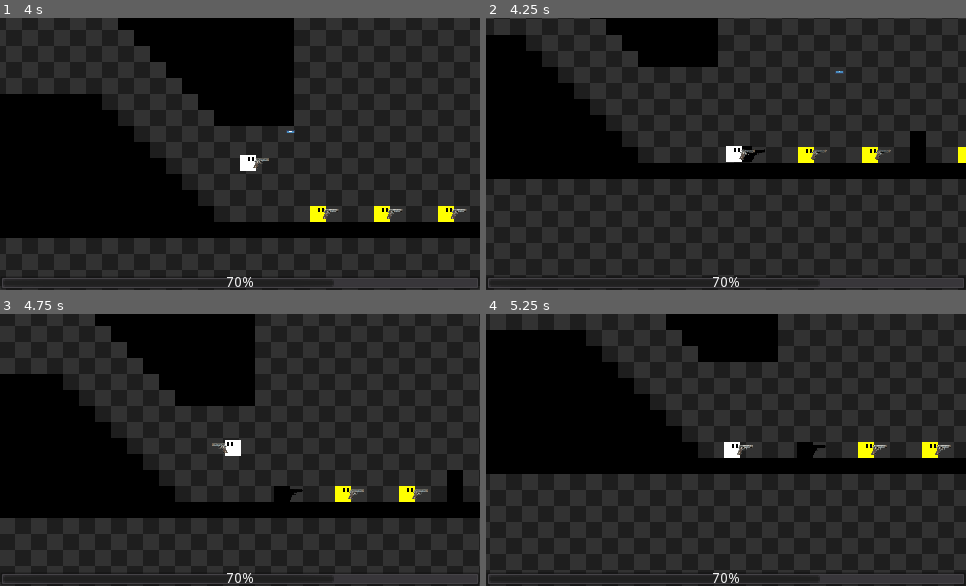
Above: before the commit, frames 1-4 (two rows, left to right).
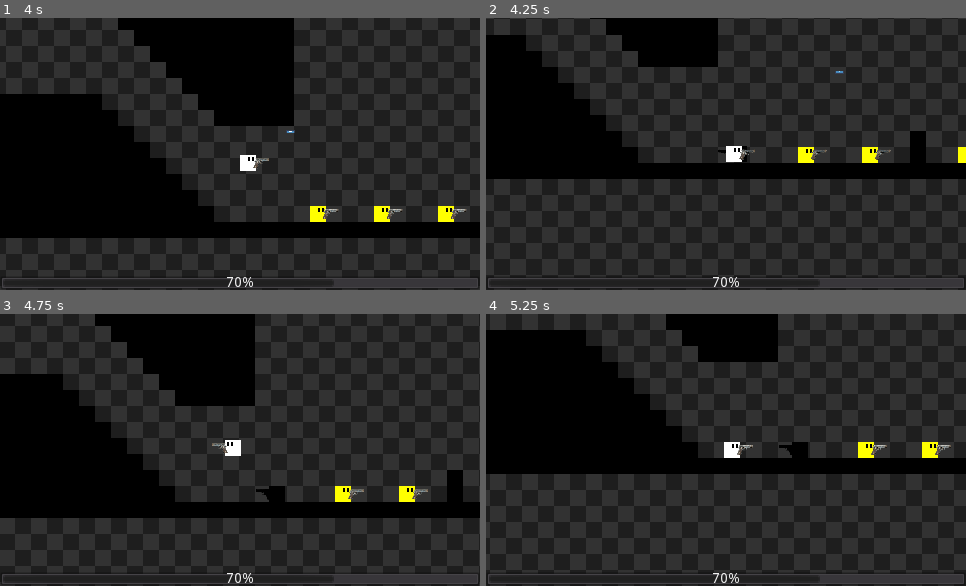
Above: after the commit, the same moments.

Repository: POtOSoftware/Project-Poop-Shit
Game: Godot game, scene res://Levels/dev.tscn
Two runs of this game, one before a commit and one after it. Both use one fixed random seed, a clock stepped at 60 frames per second and the inputs below. The engine's default icon, where the game draws it, is replaced by a stand-in: a white triangle on a blue panel in a dark square.
Inputs:
- Up to frame 1 (4 s): tap Enter at 0.5 s; hold Ctrl (fire) 0.53-1.28 s; hold Right (move_right) 0.53-2.03 s; tap Up (jump) at 0.77, 1.52, 3.02, 3.77 s; tap Ctrl (fire) at 1.35, 2.85 s; hold Left (move_left) 2.03-2.78 s; hold Ctrl (fire) 2.03-2.78 s; hold Right (move_right) from 2.78 s (still down); hold Ctrl (fire) from 3.53 s (still down)
- Up to frame 2 (4.25 s): keep holding Right (move_right); keep holding Ctrl (fire)
- Up to frame 3 (4.75 s): release Right (move_right) at 4.28 s; release Ctrl (fire) at 4.28 s; hold Left (move_left) from 4.28 s (still down); tap Ctrl (fire) at 4.35 s; tap Up (jump) at 4.52 s
- Up to frame 4 (5.25 s): release Left (move_left) at 5.03 s; hold Right (move_right) from 5.03 s (still down); hold Ctrl (fire) from 5.03 s (still down)

Frame 1 is identical in both runs. In frame 2, 0.1% of the frame differs, in the area x 48-59%, y 47-53%; in frame 3, 0.2%, in the area x 53-64%, y 63-70%; in frame 4, 0.2%.

Commit message:
enemies turn around if the player is detected from behind

Diff:
--- a/Enemies/YellowGuy.gd
+++ b/Enemies/YellowGuy.gd
@@ -67,16 +67,18 @@
 	state = new_state
 	print(self.name + ": Changing state to " + str(states.keys()[state]))
 
-func raycast_to_player() -> bool:
+func raycast_to_player():
 	var space_state = get_world_2d().direct_space_state
 
 	var player_pos = Global.player.global_position
 	var result = space_state.intersect_ray(global_position, player_pos, [self])
 	if result:
 		if result.collider == Global.player:
-			return true
+			return {"player_detected":true,
+					"player_x_normal": result.normal.x}
 		else:
-			return false
+			return {"player_detected": false,
+					"player_x_normal": 0}
 
 	return false
 
@@ -113,7 +115,14 @@
 		states.IDLE:
 			stop_moving()
 			if player_detected:
-				if raycast_to_player():
+				# waste of resources to cast a ray multiple times to find out if the player is there and the player's normal
+				var _player_raycast = raycast_to_player()
+
+				if _player_raycast.player_detected:
+					if _player_raycast.player_x_normal > 0:
+						flip_node(true)
+					else:
+						flip_node(false)
 					set_new_state(states.CHASE)
 		states.CHASE:
 			# this is stupid and terrible because this assumes that the player was seen in the direction they were already facing, too bad!
